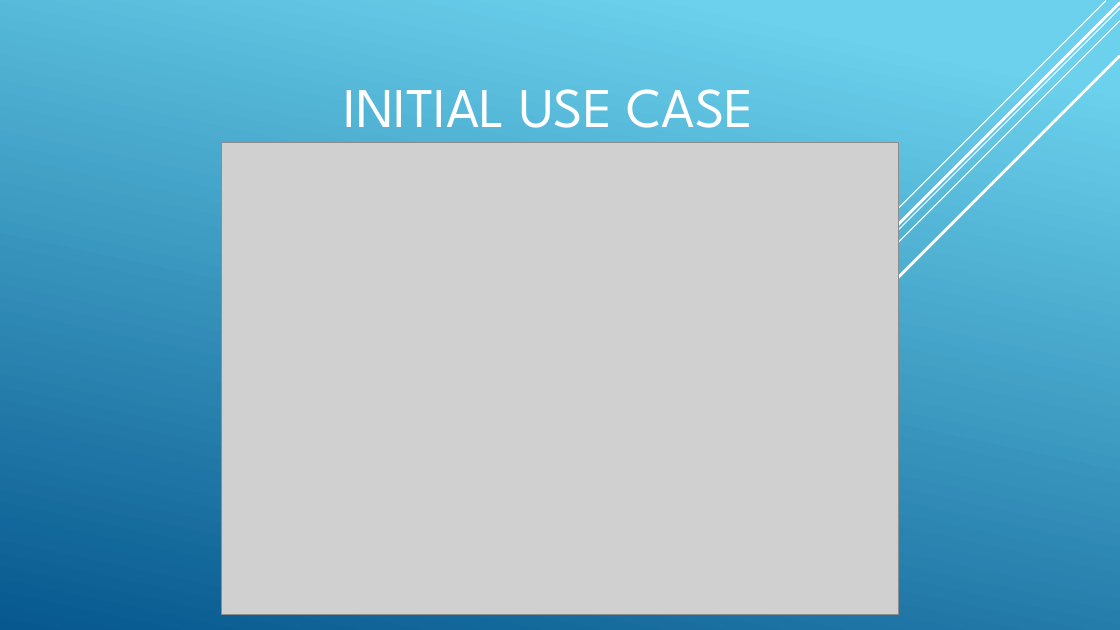
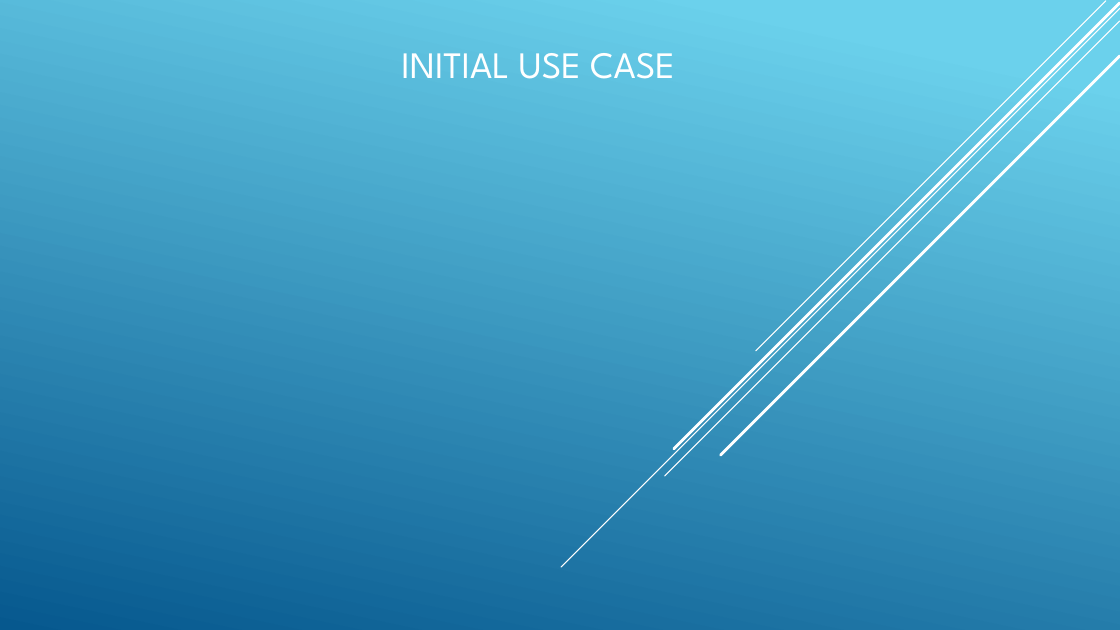
Before and after one commit to MJSween/ICS370_GRP_PROJECT, a slide deck: slide 49 of Inception_Phase.pptx. Drawn at 1120x630 pixels with LibreOffice and Linux fonts; fonts in the diff are those of the drawing; grey boxes stand for pictures. Boxes give left, top, right and bottom in pixels: in the first picture for what was removed or moved away, otherwise in the second. Text is boxed around its words. In the diff, an @@ line names an element or a change of style, - is before the commit and + after.

Commit message:
Add files via upload
Latest PP

```diff
--- a/Inception_Phase.pptx
+++ b/Inception_Phase.pptx
@@ title "INITIAL USE CASE": place and size @@
-title "INITIAL USE CASE" at box(343, 89, 753, 144)
+title "INITIAL USE CASE" at box(401, 53, 675, 79)
@@ title "INITIAL USE CASE" at box(401, 53, 675, 79): size 48 to 32 pt @@
@@ picture removed at box(222, 143, 899, 616) @@
```
Also in this commit, not shown: 1 slide added.
